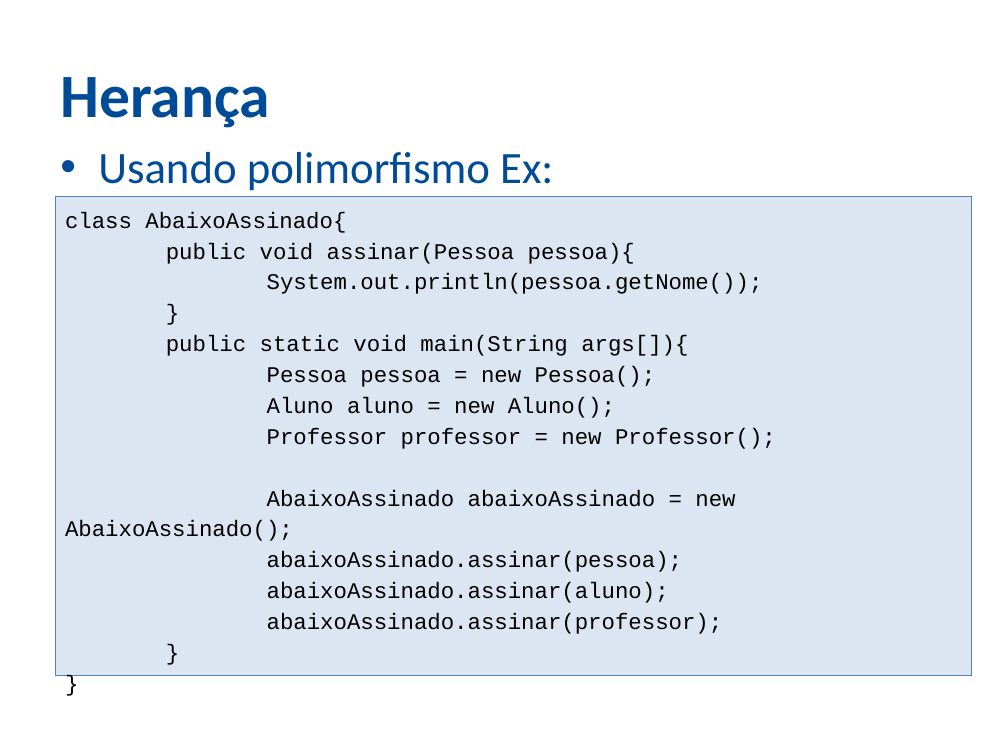
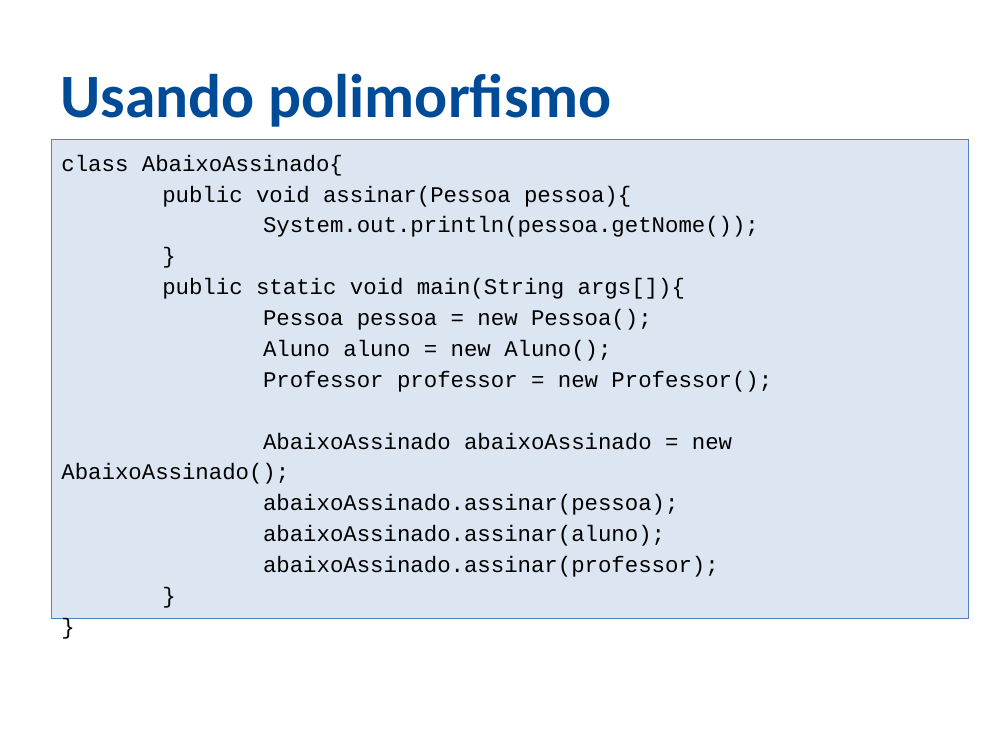
Before and after one commit to ozieljose/java6cert, a slide deck: slide 10 of slides/9-OO.pptx. Drawn at 1008x756 pixels with LibreOffice and Linux fonts; fonts in the diff are those of the drawing; background and template pictures are left out. Boxes give left, top, right and bottom in pixels: in the first picture for what was removed or moved away, otherwise in the second. Text is boxed around its words. In the diff, an @@ line names an element or a change of style, - is before the commit and + after.

```diff
--- a/slides/9-OO.pptx
+++ b/slides/9-OO.pptx
@@ title at (x1=60, y1=73, x2=612, y2=127): text changed @@
-Herança
+Usando polimorfismo
@@ rectangle "class AbaixoAssinado{" moved from (x1=55, y1=197, x2=972, y2=675) to (x1=51, y1=140, x2=968, y2=619) @@
@@ text removed at (x1=98, y1=152, x2=553, y2=191) @@
-• Usando polimorfismo Ex:
```
Also in this commit, not shown: 27 other slides changed, 1 slide removed, 4 other files.
